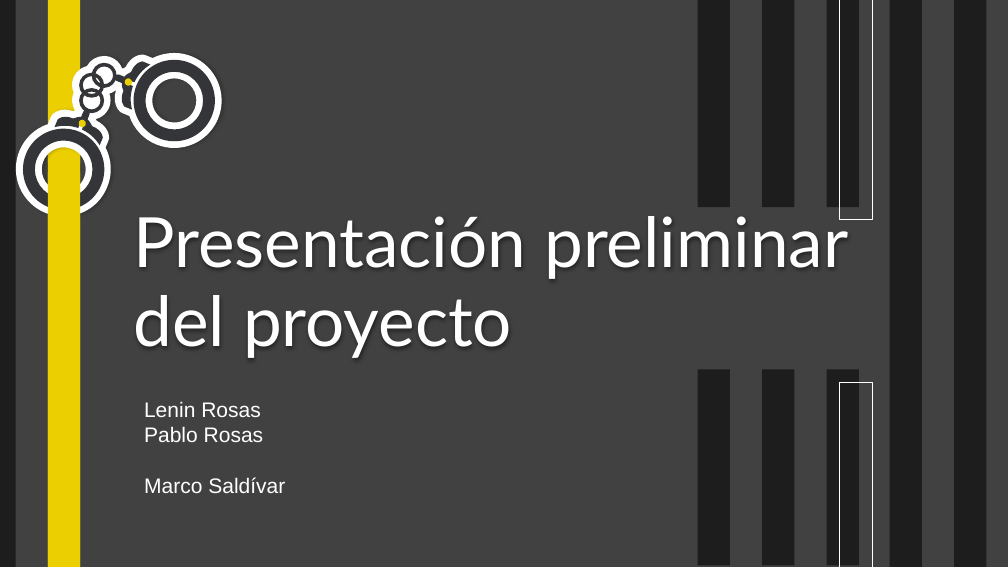
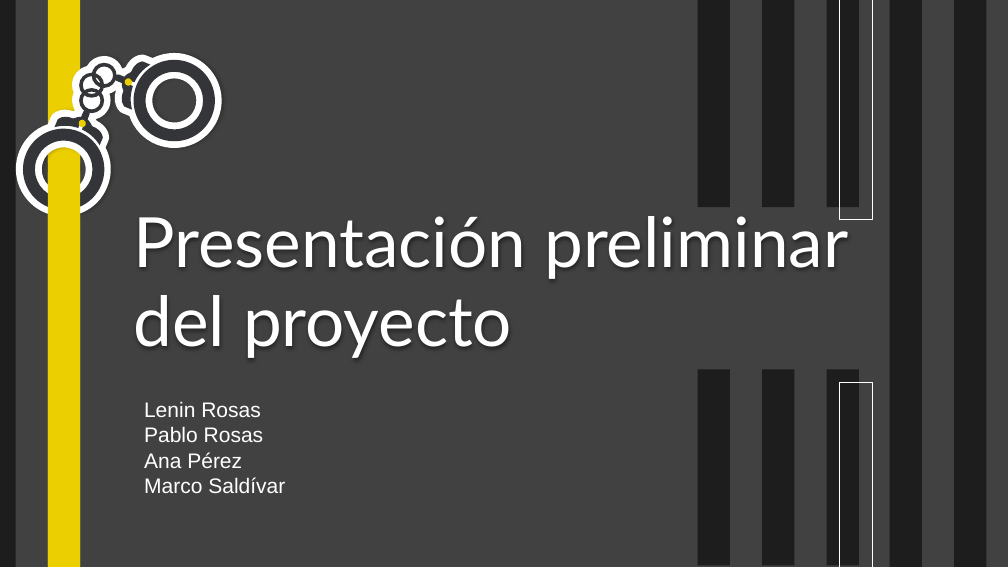
Before and after one commit to leningael/proyecto-ihc, a slide deck: slide 1 of presentacion-proyecto/PresentacionPreliminar.pptx. Drawn at 1008x567 pixels with LibreOffice and Linux fonts; fonts in the diff are those of the drawing; background and template pictures are left out. Boxes give left, top, right and bottom in pixels: in the first picture for what was removed or moved away, otherwise in the second. Text is boxed around its words. In the diff, an @@ line names an element or a change of style, - is before the commit and + after.

Commit message:
PresentacionPreliminar

```diff
--- a/presentacion-proyecto/PresentacionPreliminar.pptx
+++ b/presentacion-proyecto/PresentacionPreliminar.pptx
@@ subtitle at (x1=144, y1=452, x2=242, y2=468): paragraph added @@
+Ana Pérez
```
